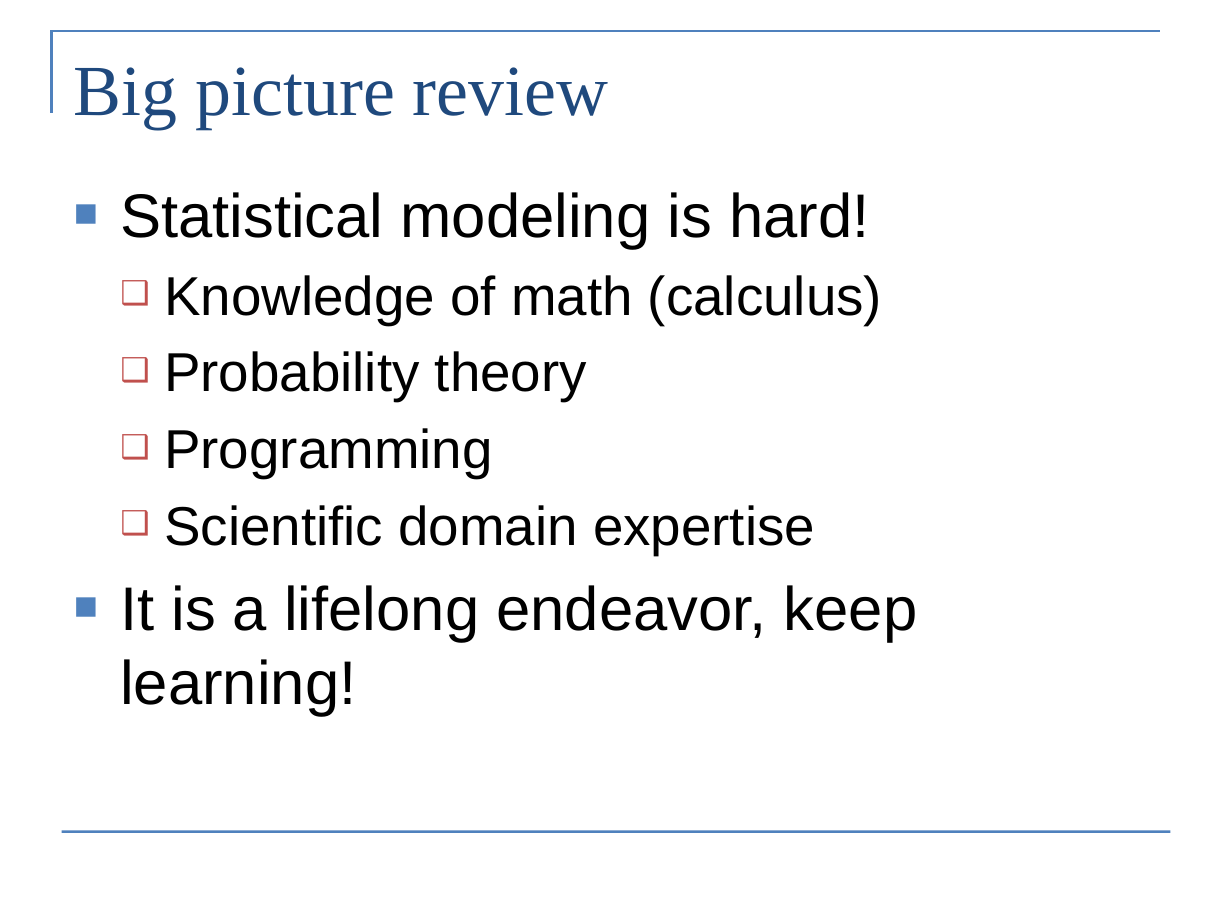
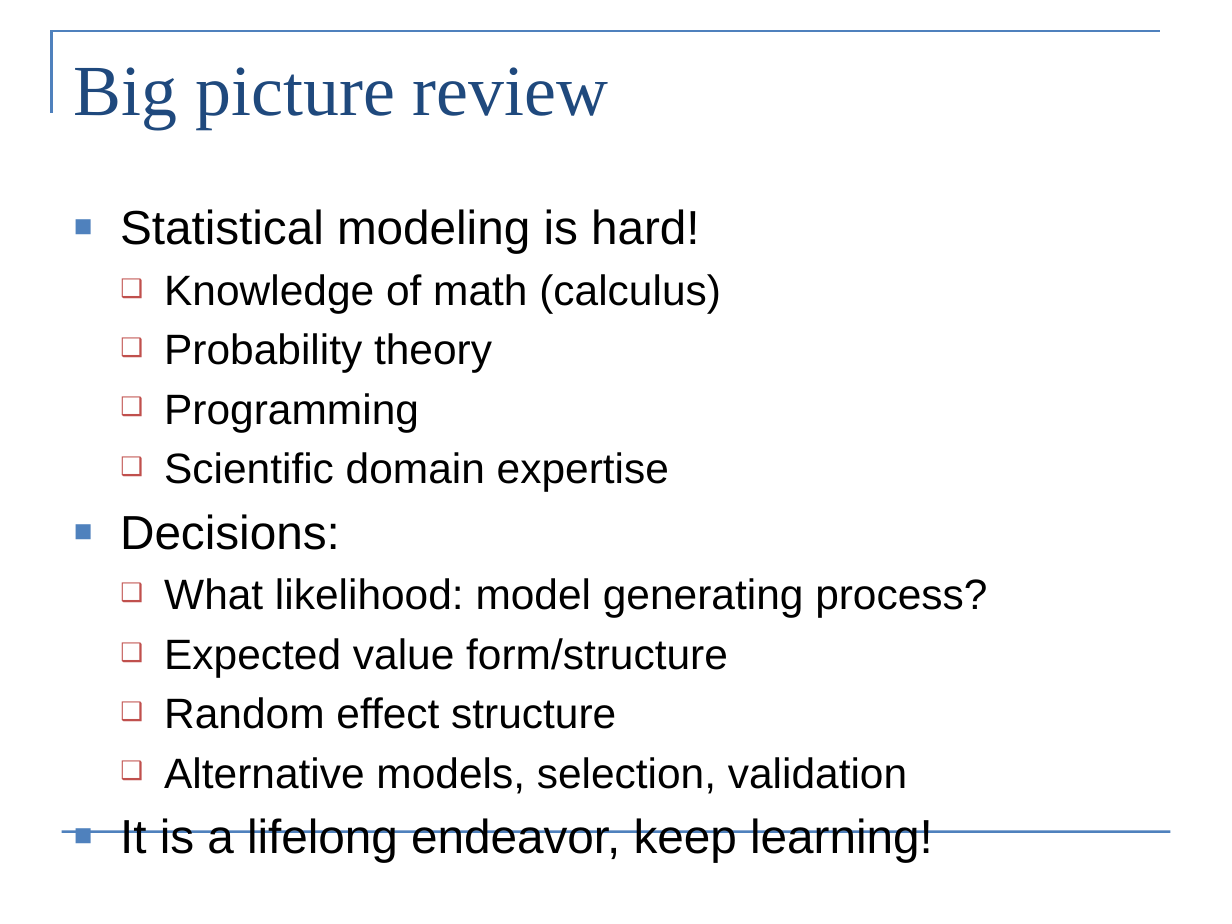
Before and after one commit to Cole-Monnahan-NOAA/tmb_workshop, a slide deck: slide 2 of day5/lecture5_conclusion_eng.pptx. Drawn at 1232x924 pixels with LibreOffice and Linux fonts; fonts in the diff are those of the drawing. Boxes give left, top, right and bottom in pixels: in the first picture for what was removed or moved away, otherwise in the second. Text is boxed around its words. In the diff, an @@ line names an element or a change of style, - is before the commit and + after.

```diff
--- a/day5/lecture5_conclusion_eng.pptx
+++ b/day5/lecture5_conclusion_eng.pptx
@@ text "Statistical modeling is hard!" moved from (x1=120, y1=192, x2=918, y2=715) to (x1=120, y1=209, x2=987, y2=863) @@
@@ text at (x1=120, y1=209, x2=933, y2=863): size 36 to 27.9 pt in "Statistical modeling is hard!", "It is a lifelong endeavor, keep learning!"; size 32 to 24.8 pt in "Knowledge of math (calculus)", "Probability theory", "Programming", "Scientific domain expertise"; less space between paragraphs @@
@@ text at (x1=120, y1=514, x2=987, y2=794): paragraphs added @@
+■ Decisions:
+  ❑ What likelihood: model generating process?
+  ❑ Expected value form/structure
+  ❑ Random effect structure
+  ❑ Alternative models, selection, validation
```
Also in this commit, not shown: 5 other slides changed, 3 slides added, 7 other files.
